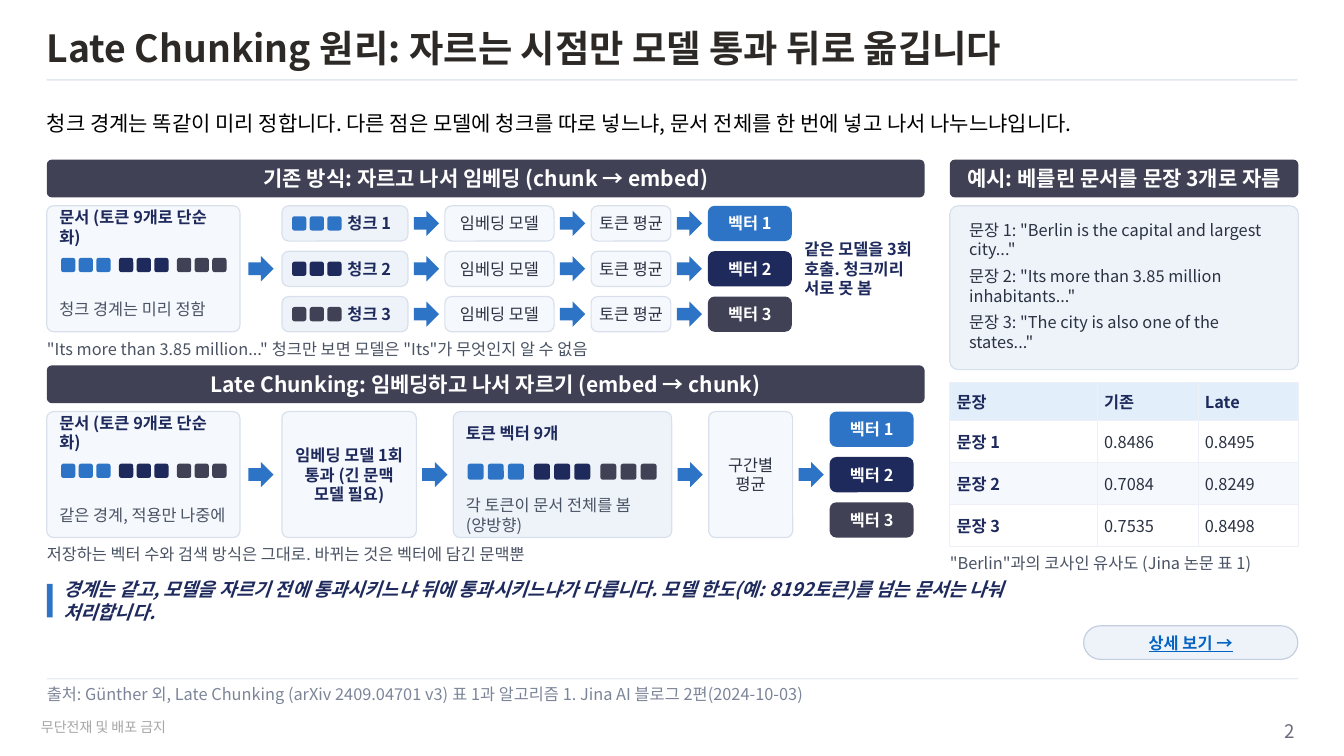
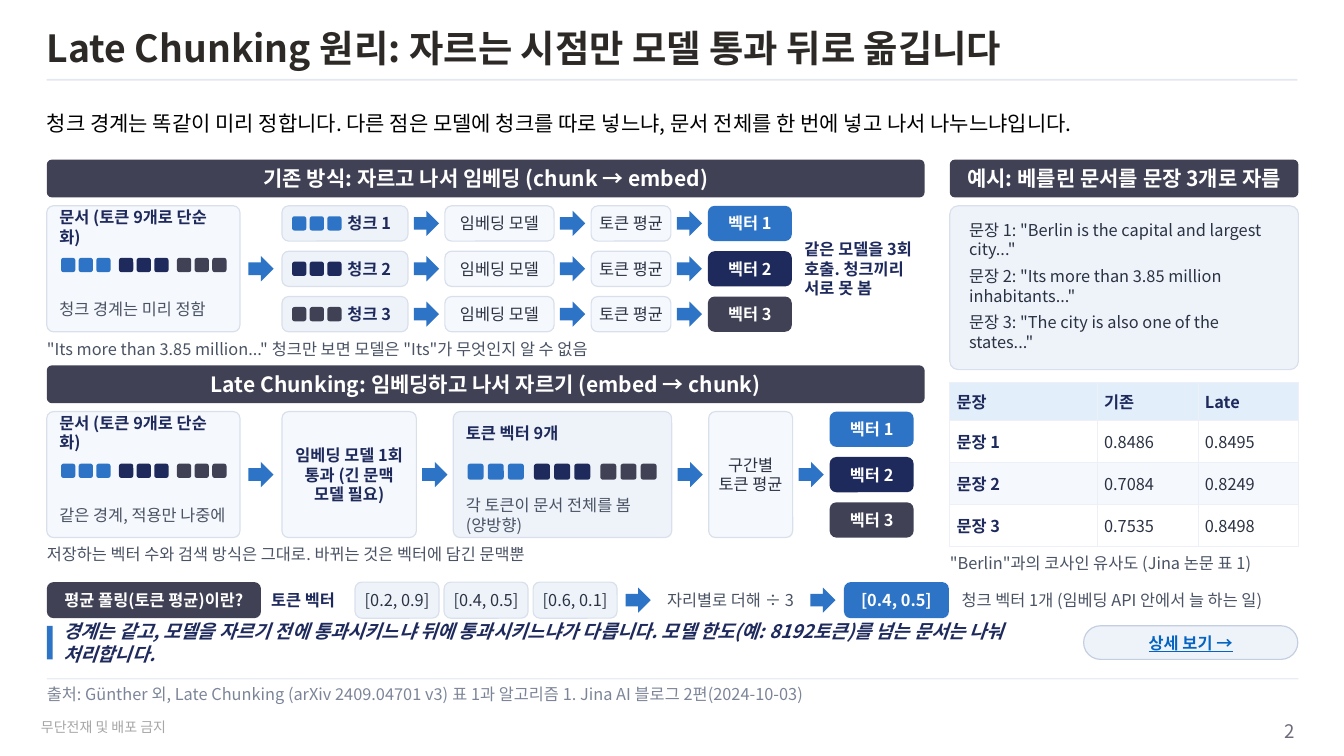
Before and after one commit to unicorn-campus/hybrid-ai, a slide deck: slide 2 of research/rag/late-chunking.pptx. Drawn at 1344x756 pixels with LibreOffice and Linux fonts; fonts in the diff are those of the drawing. Boxes give left, top, right and bottom in pixels: in the first picture for what was removed or moved away, otherwise in the second. Text is boxed around its words. In the diff, an @@ line names an element or a change of style, - is before the commit and + after.

```diff
--- a/research/rag/late-chunking.pptx
+++ b/research/rag/late-chunking.pptx
@@ text in rounded rectangle at [719,457,782,492]: text changed @@
-구간별 평균
+구간별 토큰 평균
@@ rounded rectangle added at [47,582,261,618], fill #404155, 14 pt, text #FFFFFF, bold @@
+평균 풀링(토큰 평균)이란?
@@ text added at [271,592,335,608], 14 pt, text #1E2A5C, bold @@
+토큰 벡터
@@ rounded rectangle added at [355,582,439,618], fill #EEF3FA, outline #D9E0EC 1 pt, 14 pt, text #2B3242 @@
+[0.2, 0.9]
@@ rounded rectangle added at [444,582,528,618], fill #EEF3FA, outline #D9E0EC 1 pt, 14 pt, text #2B3242 @@
+[0.4, 0.5]
@@ rounded rectangle added at [533,582,617,618], fill #EEF3FA, outline #D9E0EC 1 pt, 14 pt, text #2B3242 @@
+[0.6, 0.1]
@@ right arrow added at [626,588,651,613], fill #2E74C6 @@
@@ text added at [667,592,794,608], 14 pt, text #4A5364 @@
+자리별로 더해 ÷ 3
@@ right arrow added at [811,588,836,613], fill #2E74C6 @@
@@ rounded rectangle added at [844,582,949,618], fill #2E74C6, 14 pt, text #FFFFFF, bold @@
+[0.4, 0.5]
@@ text added at [962,592,1262,609], 14 pt, text #4A5364 @@
+청크 벡터 1개 (임베딩 API 안에서 늘 하는 일)
@@ rectangle: place and size @@
-rectangle at [47,584,53,617]
+rectangle at [47,626,53,659]
@@ text "경계는 같고, 모델을 자르기 전에 ...": place and size @@
-text "경계는 같고, 모델을 자르기 전에 ..." at [64,580,1004,621]
+text "경계는 같고, 모델을 자르기 전에 ..." at [64,622,1004,663]
```
Also in this commit, not shown: 1 other file.
